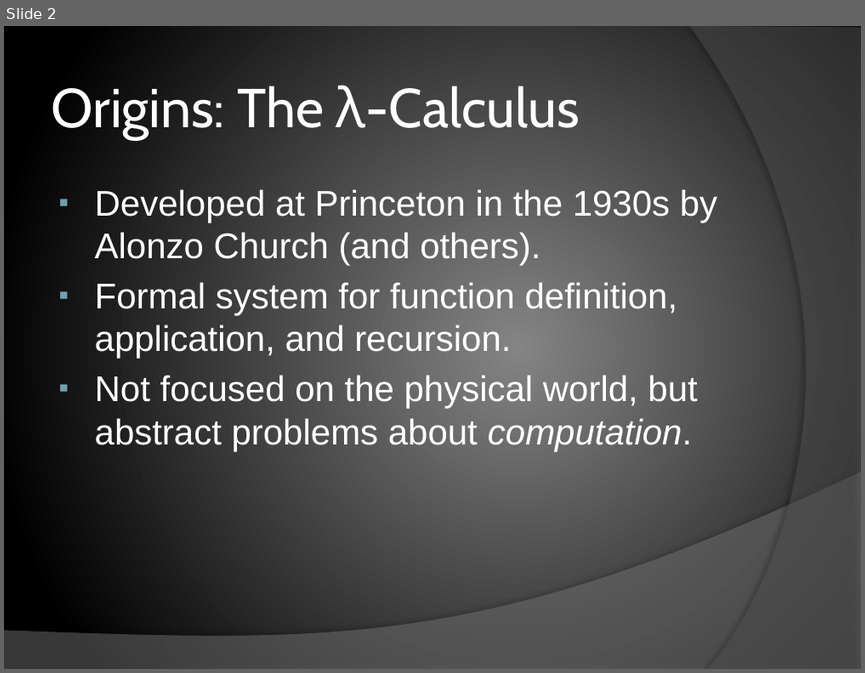
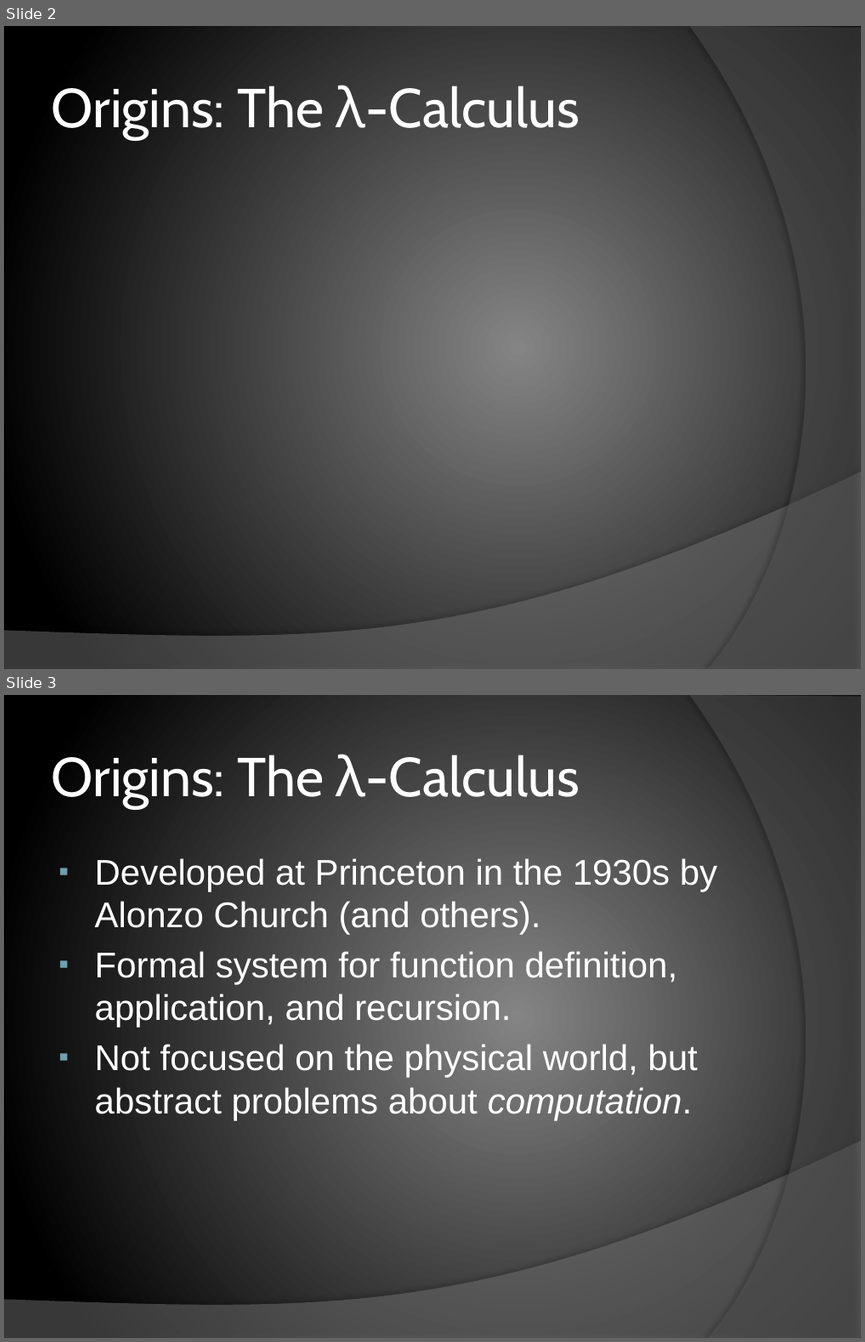
Before and after one commit to chrislewis/JaxFunc_0_ImperativelyFunctional, a slide deck: JaxFunc.pptx. Shown one above the other, each under a label of ours: slide 2 before the commit, slides 2 and 3 after it. The pictures are 865x673 and 865x1342 pixels, drawn with LibreOffice and Linux fonts; fonts in the diff are those of the drawing. Boxes give left, top, right and bottom in pixels: in the first picture for what was removed or moved away, otherwise in the second. Text is boxed around its words. In the diff, an @@ line names an element or a change of style, - is before the commit and + after.

```diff
--- a/JaxFunc.pptx
+++ b/JaxFunc.pptx
@@ slide 2 added at box(4, 26, 861, 669), background gradient #848484 to #000000; not listed: 2 template elements that a slide beside it also shows @@
@@ title added at box(51, 85, 579, 139), 46 pt, text #FFFFFF @@
+Origins: The λ-Calculus
@@ what was slide 2 is now slide 3 @@
```
Also in this commit, not shown: 8 slides changed, 3 other slides added.
